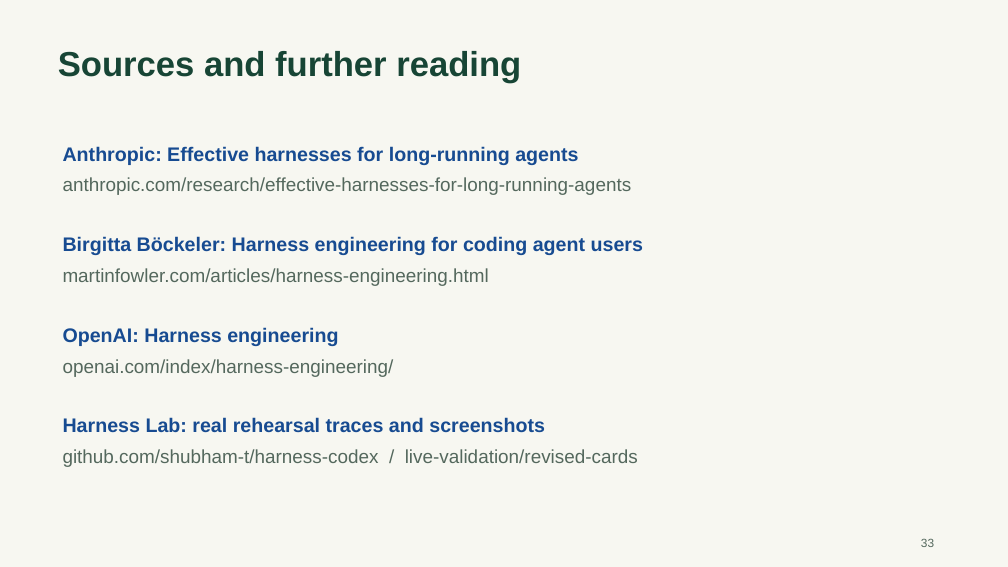
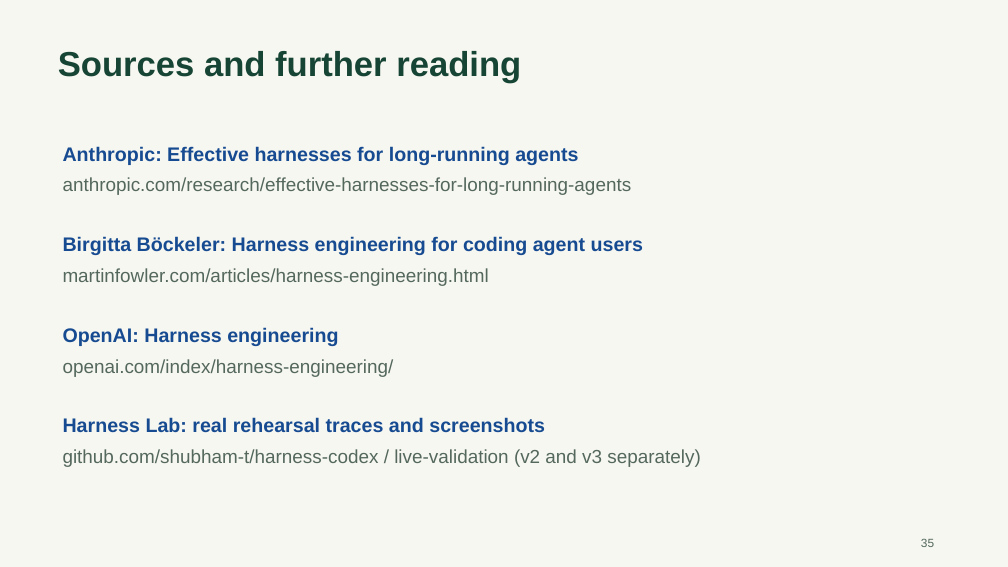
Before and after one commit to shubham-t/harness-lab, a slide deck: slide 35 of presentation/Agent-Harness-Workshop.pptx (slide 33 before the commit). Drawn at 1008x567 pixels with LibreOffice and Linux fonts; fonts in the diff are those of the drawing. Boxes give left, top, right and bottom in pixels: in the first picture for what was removed or moved away, otherwise in the second. Text is boxed around its words. In the diff, an @@ line names an element or a change of style, - is before the commit and + after.

Commit message:
Clarify live outcomes, harden rehearsal evaluation and record v3 evidence

```diff
--- a/presentation/Agent-Harness-Workshop.pptx
+++ b/presentation/Agent-Harness-Workshop.pptx
@@ text at [63,449,700,467]: text changed @@
-github.com/shubham-t/harness-codex / live-validation/revised-cards
+github.com/shubham-t/harness-codex / live-validation (v2 and v3 separately)
```
Also in this commit, not shown: 12 other slides changed, 2 slides added, 45 other files.
